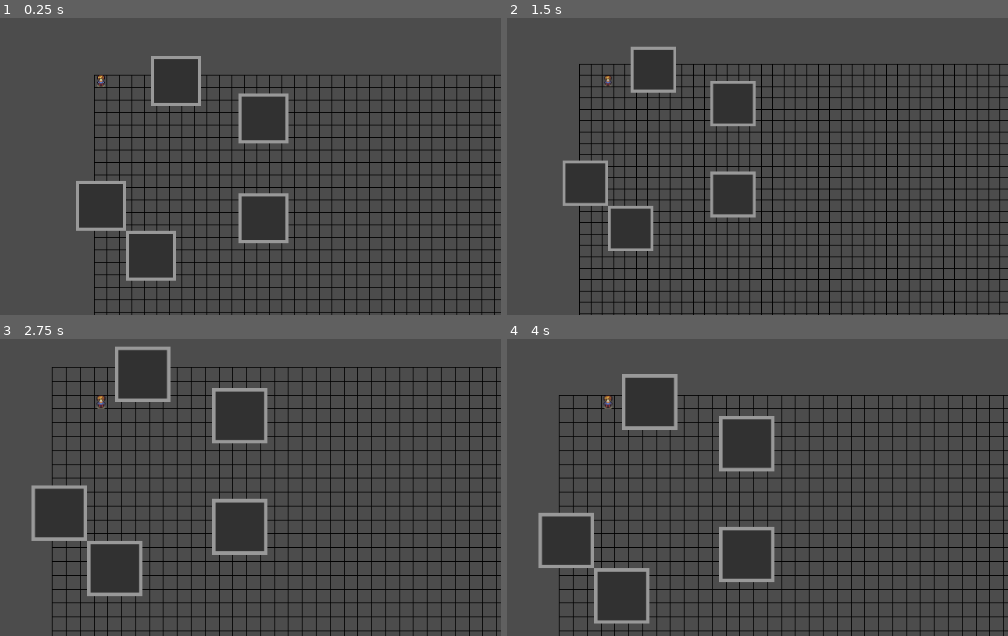
Above: before the commit, frames 1-4 (two rows, left to right).
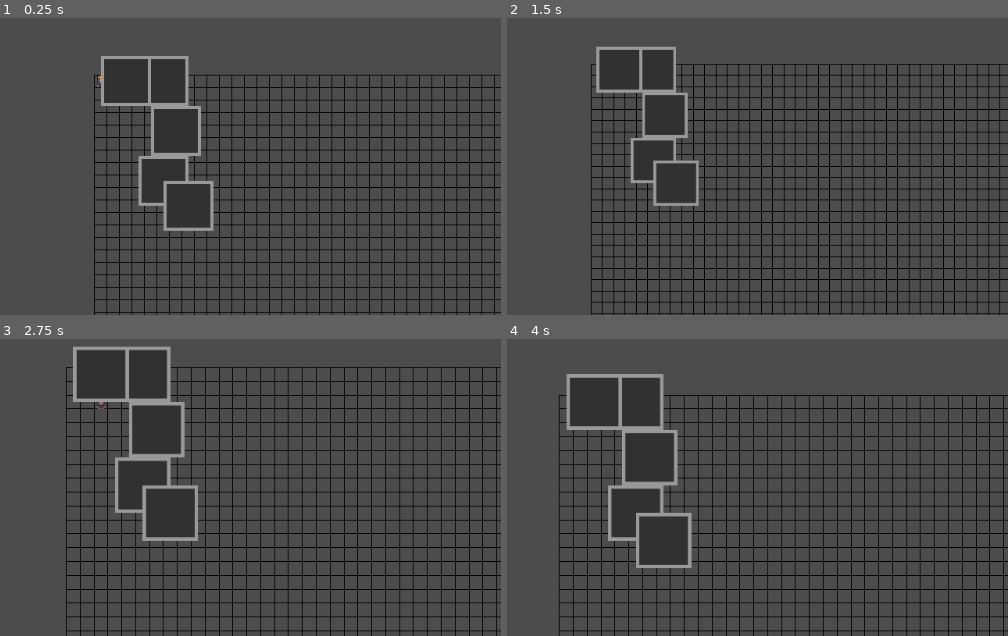
Above: after the commit, the same moments.

Repository: CalinDale/RogueGame
Game: Godot game, scene res://Scenes/game/Game.tscn
Same seed, same stepped clock (60 frames per second), same inputs: the game is played once before the commit and once after it.
Inputs (mouse positions are in pixels of both pictures, inside the frame that each line leads up to):
- Up to frame 1 (0.25 s): no input
- Up to frame 2 (1.5 s): tap Enter at 0.5 s; move the mouse to (782, 56) at 0.52 s; hold D (move_east) 0.53-1.28 s; tap Mouse wheel up (zoom_in) at 0.6 s; tap Middle mouse button (zoom_reset) at 1.25 s; move the mouse to (outside the picture) at 1.27 s; hold S (move_south) from 1.28 s (still down); tap Mouse wheel down (zoom_out) at 1.35 s
- Up to frame 3 (2.75 s): tap Middle mouse button (zoom_reset) at 2 s; move the mouse to (outside the picture) at 2.02 s; release S (move_south) at 2.03 s; hold D (move_east) from 2.03 s (still down); tap Mouse wheel up (zoom_in) at 2.1 s
- Up to frame 4 (4 s): tap Middle mouse button (zoom_reset) at 2.75, 3.5 s; move the mouse to (567, 496) at 2.77 s; release D (move_east) at 2.78 s; hold W (move_north) 2.78-3.53 s; tap Mouse wheel down (zoom_out) at 2.85 s; move the mouse to (847, 472) at 3.52 s; hold A (move_west) from 3.53 s (still down); tap Mouse wheel up (zoom_in) at 3.6 s

The runs differ from the first frame. In frame 1, 12% of the frame differs, in the area x 15-58%, y 12-89%; in frame 2, 9.0%; in frame 3, 14%; in frame 4, 15%, in the area x 6-54%, y 11-96%.

Commit message:
Cleaning
Last of V1 cleaning

Diff:
--- a/Scenes/Entity/Entity.gd
+++ /dev/null
@@ -1,17 +0,0 @@
-extends Node2D
-
-# Declare member variables here. Examples:
-# var a = 2
-# var b = "text"
-
-# Called when the node enters the scene tree for the first time.
-func _ready():
-	pass # Replace with function body.
-
-# Called every frame. 'delta' is the elapsed time since the previous frame.
-#func _process(delta):
-#	pass
-
-func move_to(target_position):
-	#var move_direction = (target_position - position).normalized()
-	position = target_position
--- a/Scenes/Entity/Entity.tscn
+++ /dev/null
@@ -1,8 +0,0 @@
-[gd_scene load_steps=2 format=2]
-
-[ext_resource path="res://Scenes/Entity/Entity.gd" type="Script" id=1]
-
-[node name="Entity" type="Node2D"]
-script = ExtResource( 1 )
-
-[node name="Sprite" type="Sprite" parent="."]
--- a/Scenes/game/Grid.gd
+++ b/Scenes/game/Grid.gd
@@ -3,28 +3,21 @@
 var tile_size = get_cell_size()
 var half_tile_size = tile_size / 2
 
-enum ENTITY_TYPES {PLAYER, OBSTACLE, COLLECTIBLE}
-
-var grid = {}
+var _grid = {}
 
 onready var Obstacle = preload("res://Obstacle.tscn")
 
 # Called when the node enters the scene tree for the first time.
 func _ready():
 	randomize()
-	setup_children()
-	setup_obstacles()
+	_setup_children()
+	_setup_obstacles()
 
-func get_cell_pawn(coordinates):
-	for node in get_children():
-		if world_to_map(node.position) == coordinates:
-			return(node)
+func _setup_children():
+	for child in get_children():
+		_grid[world_to_map(child.position)] = child
 
-func setup_children():
-	for child in get_children():
-		grid[world_to_map(child.position)] = child
-
-func setup_obstacles():
+func _setup_obstacles():
 	var positions = []
 	for n in range(5):
 		var grid_pos = Vector2(randi() % 15, randi() % 15)
@@ -35,20 +28,21 @@
 		var new_obstacle = Obstacle.instance()
 		add_child(new_obstacle)
 		new_obstacle.position = (map_to_world(pos) + half_tile_size)
-		grid[pos] = new_obstacle
+		_grid[pos] = new_obstacle
 
 func request_move(pawn, direction):
 	var cell_start = world_to_map(pawn.position)
 	var cell_target = cell_start + direction
-
-	if !grid.get(cell_target):
-		return update_pawn_position(pawn, cell_start, cell_target)
+	# Replace following with real collision check
+	if !_grid.get(cell_target):
+		return _update_pawn_position(pawn, cell_start, cell_target)
 	else:
 		return null
 
-func update_pawn_position(pawn, cell_start, cell_target) -> Vector2:
-	grid.erase(cell_start)
-	grid[cell_target] = pawn
+	#Rework when multiple pawns can sit on same cell.
+func _update_pawn_position(pawn, cell_start, cell_target) -> Vector2:
+	_grid.erase(cell_start)
+	_grid[cell_target] = pawn
 	return map_to_world(cell_target) + cell_size / 2
 
 # Called every frame. 'delta' is the elapsed time since the previous frame.
